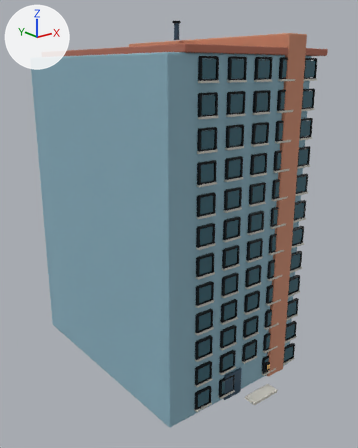
Renders of the glTF model assets/models/realistic/RES_HIGH_2x3_002.glb from each side of a commit.
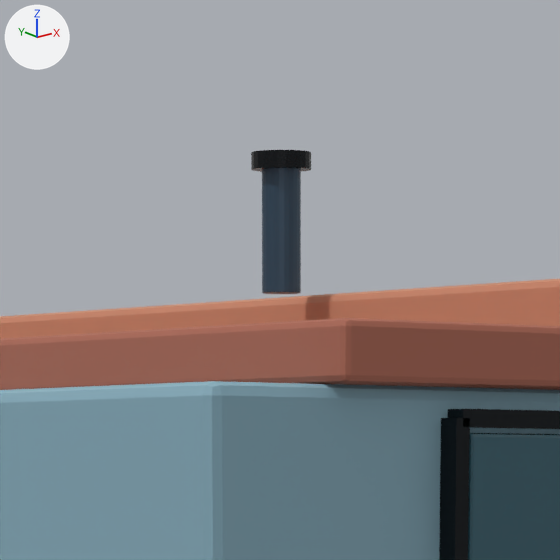
There are two pictures of each version: one whole from a 50 mm lens placed at (-6.47, -8.28, 6.14), pointed at (-0.17, -0.41, 2.99), one close up on the part from 39% to 60% of the width and 0% to 17% of the height. Arrows for +X, +Y and +Z are at upper left; the lights stay in place. The older version's two pictures come first. Objects named as collision shapes, trigger or cutter boxes, shadow casters or lower levels of detail are left out. Where no turn or scale is listed for an object, it has been applied to the vertices. Vertices at exactly the same position are counted once.

The scene before the commit, as lines of its bpy script (objects in view):
```python
me_cube = bpy.data.meshes.new('Cube')
me_cube.from_pydata(...)  # 16480 vertices, 28936 faces; spans x -1.64..2.08, y -2.94..2.48, z -3.18..3.9
me_cube.materials.append(mat_focus_real_blue)  # cyan #89afbf
me_cube.materials.append(mat_focus_real_terracotta_light)  # orange #ca896c
me_cube.materials.append(mat_focus_real_paper)  # white #eae5d6
me_cube.materials.append(mat_focus_real_glass_dark)  # dark cyan #35616f
me_cube.materials.append(mat_focus_real_navy)  # dark blue #355065
me_cube.materials.append(mat_focus_real_terracotta)  # brown #af6955
me_cube.materials.append(mat_focus_real_black)  # black #1d2124
me_cube.materials.append(mat_focus_real_concrete_light)  # light grey #cecbc2
me_cube.materials.append(mat_focus_real_window_warm)  # orange #eab86f
ob_res_high_2x3_002_visual = bpy.data.objects.new('RES_HIGH_2x3_002_Visual', me_cube)
ob_res_high_2x3_002_visual.location = (-0.34, 0.0, 3.18)
```
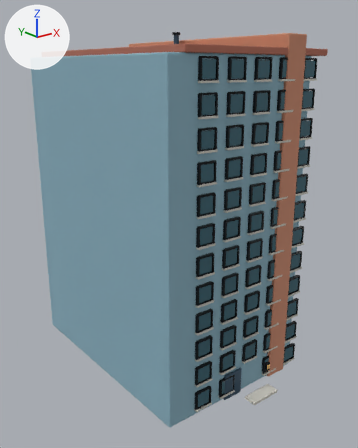
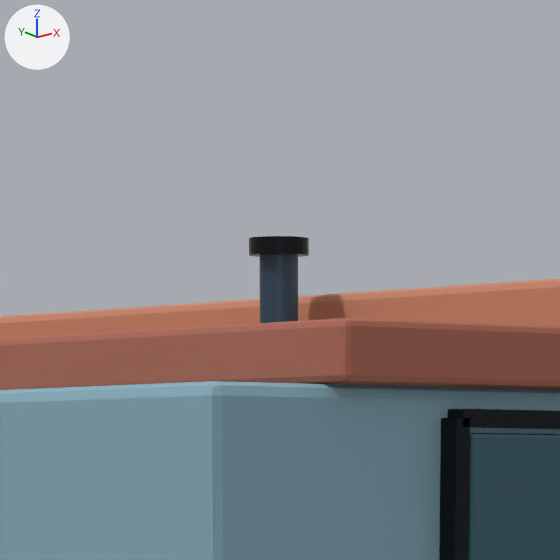
Where the newer file only moved an object's origin or applied its transform, the numbers keep the older frame.

Changed parts and their boxes (x1, y1, x2, y2) in the close-ups (560 x 560 px; the box of a moved part takes in the faces that stretch with it):
'RES_HIGH_2x3_002_Visual', reshaped
    before: (0, 150, 560, 560)
    after: (0, 236, 560, 560)
part 1 of me_cube, moved or reshaped
    before: (262, 168, 301, 294)
    after: (260, 254, 298, 323)
part 2 of me_cube, moved or reshaped
    before: (251, 150, 311, 172)
    after: (249, 236, 309, 257)

The change, as a diff of the scene's bpy script:
```diff
--- a/assets/models/realistic/RES_HIGH_2x3_002.glb.py
+++ b/assets/models/realistic/RES_HIGH_2x3_002.glb.py
@@ me_cube @@
 # used by ob_res_high_2x3_002_visual; location = (-0.34, 0.0, 3.18)
-me_cube.from_pydata(...)  # 16480 vertices, 28936 faces; spans x -1.64..2.08, y -2.94..2.48, z -3.18..3.9
+me_cube.from_pydata(...)  # 16480 vertices, 28936 faces; spans x -1.64..2.08, y -2.94..2.48, z -3.18..3.67
+# me_cube part 1: the loose piece of 48 vertices spanning x 0.73..0.84, y 0.38..0.49, z 3.53..3.87 is moved by (-0.04, -0.04, -0.23)
+# me_cube part 2: the loose piece of 48 vertices spanning x 0.7..0.87, y 0.35..0.52, z 3.86..3.9 is moved by (-0.04, -0.04, -0.23)
 me_cube.materials.append(mat_focus_real_blue)
```
